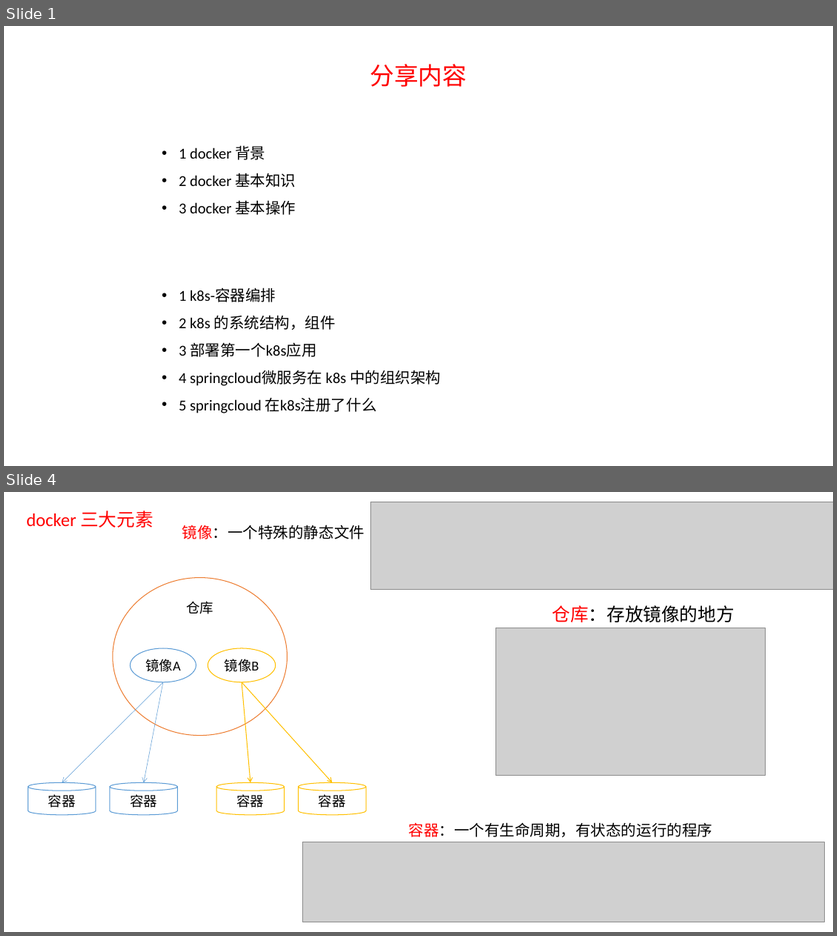
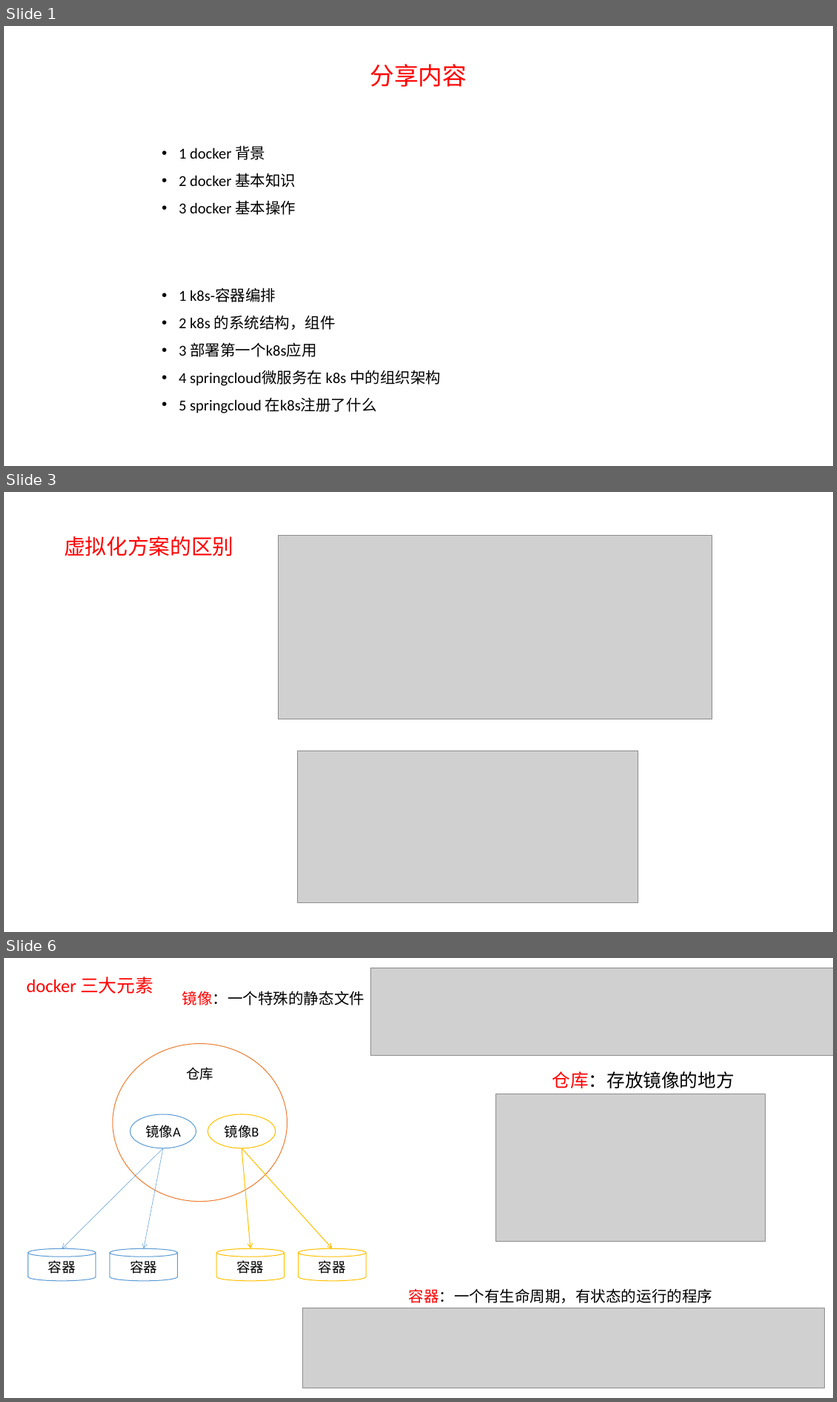
Before and after one commit to caesar-empereur/read-book, a slide deck: share/docker-k8s分享.pptx. Shown one above the other, each under a label of ours: slides 1 and 4 before the commit, slides 1, 3 and 6 after it; the slides between them are not shown. The pictures are 837x936 and 837x1402 pixels, drawn with LibreOffice and Linux fonts; fonts in the diff are those of the drawing; grey boxes stand for pictures. Boxes give left, top, right and bottom in pixels: in the first picture for what was removed or moved away, otherwise in the second. Text is boxed around its words. In the diff, an @@ line names an element or a change of style, - is before the commit and + after.

```diff
--- a/share/docker-k8s分享.pptx
+++ b/share/docker-k8s分享.pptx
@@ slide 3 added at (x1=4, y1=492, x2=833, y2=932), background #FFFFFF @@
@@ picture added at (x1=278, y1=535, x2=712, y2=719) @@
@@ text added at (x1=64, y1=536, x2=233, y2=556), 28 pt, text #FF0000 @@
+虚拟化方案的区别
@@ picture added at (x1=297, y1=750, x2=638, y2=902) @@
@@ what was slide 4 is now slide 6 @@
```
Also in this commit, not shown: 3 slides changed, 2 other slides added, 1 slide removed.
